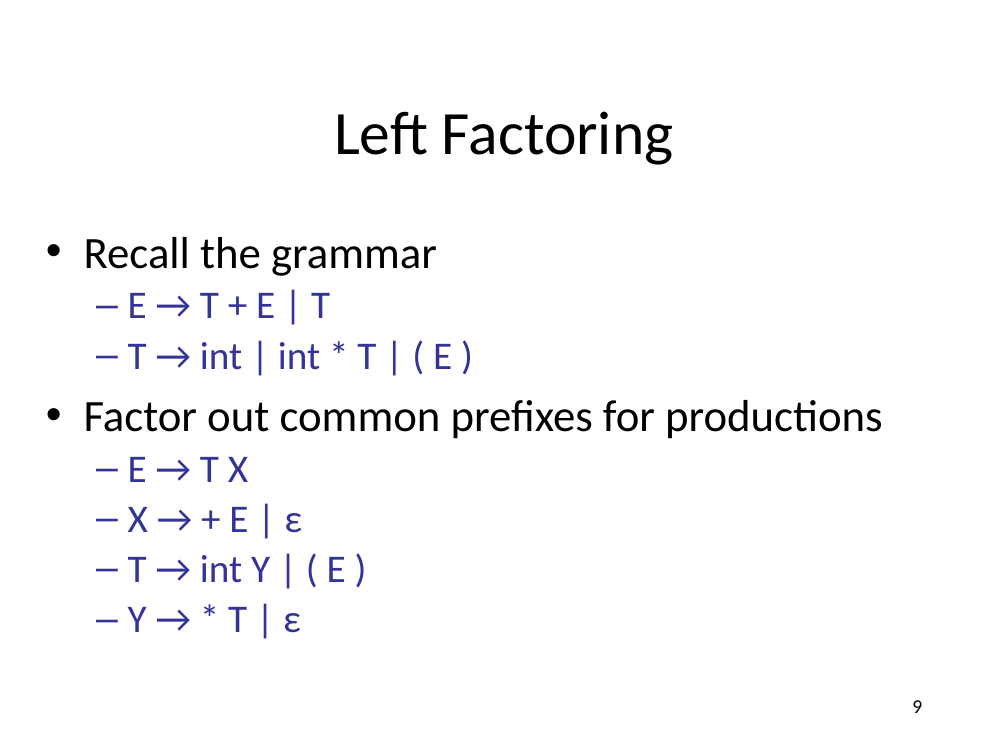
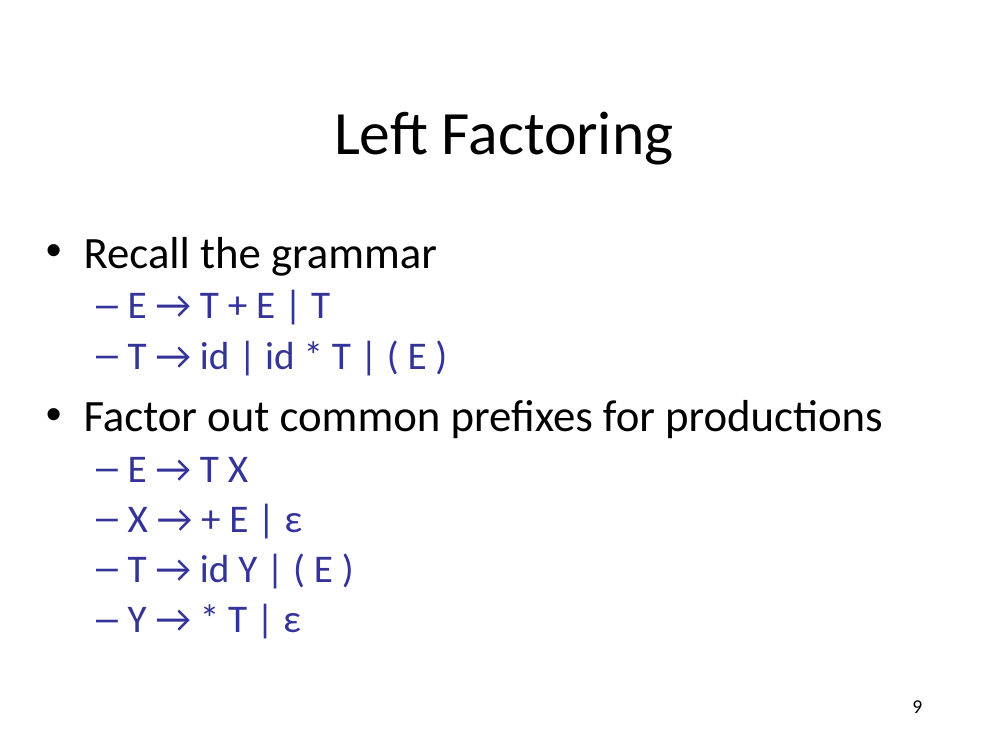
Before and after one commit to anoopsarkar/compilers-class, a slide deck: slide 9 of assets/ppt/parsing/td2-ll_1-parsing.pptx. Drawn at 1008x756 pixels with LibreOffice and Linux fonts; fonts in the diff are those of the drawing. Boxes give left, top, right and bottom in pixels: in the first picture for what was removed or moved away, otherwise in the second. Text is boxed around its words. In the diff, an @@ line names an element or a change of style, - is before the commit and + after.

```diff
--- a/assets/ppt/parsing/td2-ll_1-parsing.pptx
+++ b/assets/ppt/parsing/td2-ll_1-parsing.pptx
@@ text at (x1=128, y1=341, x2=427, y2=370): text changed @@
-  – T → int | int * T | ( E )
+  – T → id | id * T | ( E )
@@ text at (x1=128, y1=554, x2=333, y2=583): text changed @@
-  – T → int Y | ( E )
+  – T → id Y | ( E )
```
Also in this commit, not shown: 9 other slides changed, 1 other file.
